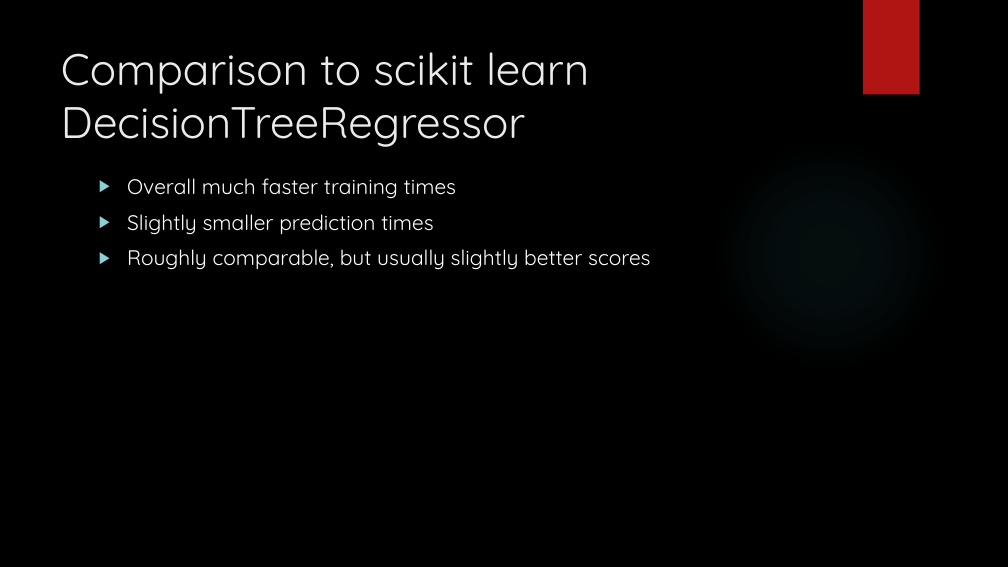
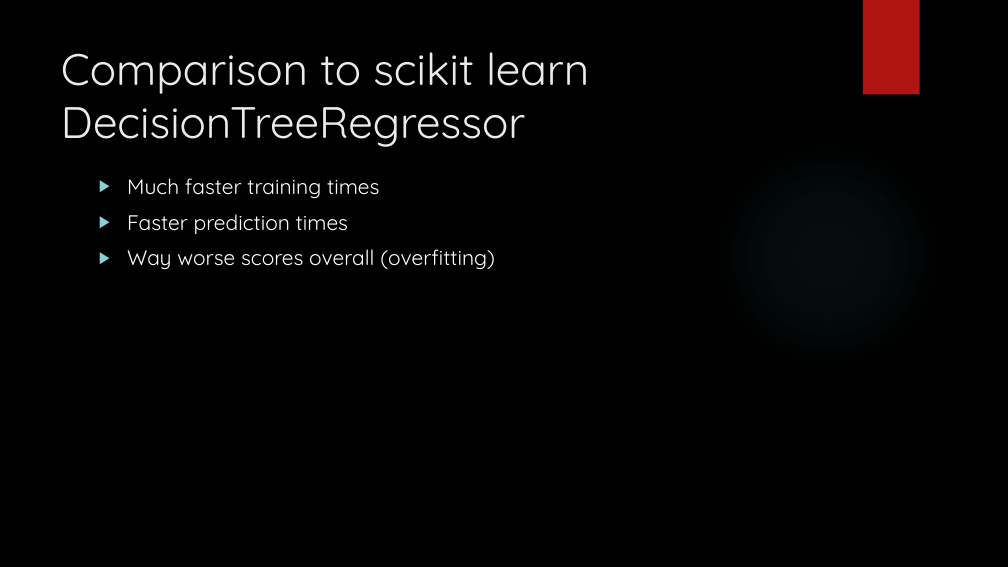
Before and after one commit to amanfc7/Machine-Learaning, a slide deck: slide 7 of ex2/Exercise_2_ppt.pptx. Drawn at 1008x567 pixels with LibreOffice and Linux fonts; fonts in the diff are those of the drawing; background and template pictures are left out. Boxes give left, top, right and bottom in pixels: in the first picture for what was removed or moved away, otherwise in the second. Text is boxed around its words. In the diff, an @@ line names an element or a change of style, - is before the commit and + after.

Commit message:
presentation

```diff
--- a/ex2/Exercise_2_ppt.pptx
+++ b/ex2/Exercise_2_ppt.pptx
@@ text at (127, 178, 495, 270): text changed @@
-▶ Overall much faster training times
-▶ Slightly smaller prediction times
-▶ Roughly comparable, but usually slightly better scores
+▶ Much faster training times
+▶ Faster prediction times
+▶ Way worse scores overall (overfitting)
```
Also in this commit, not shown: 3 other slides changed.
